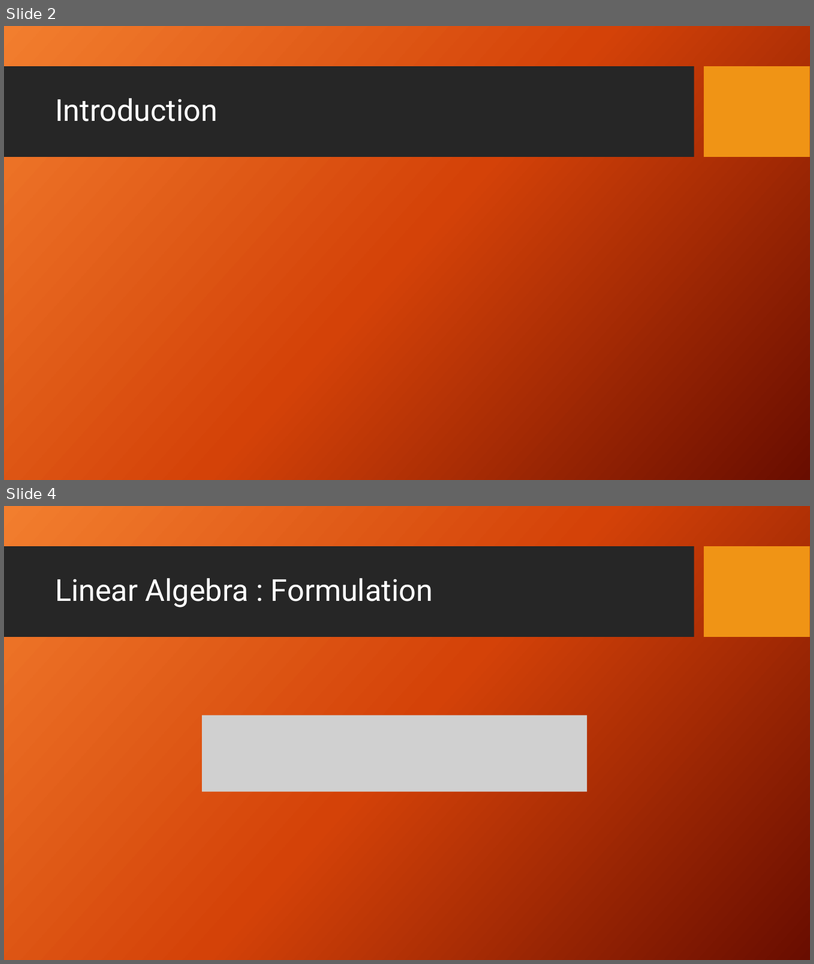
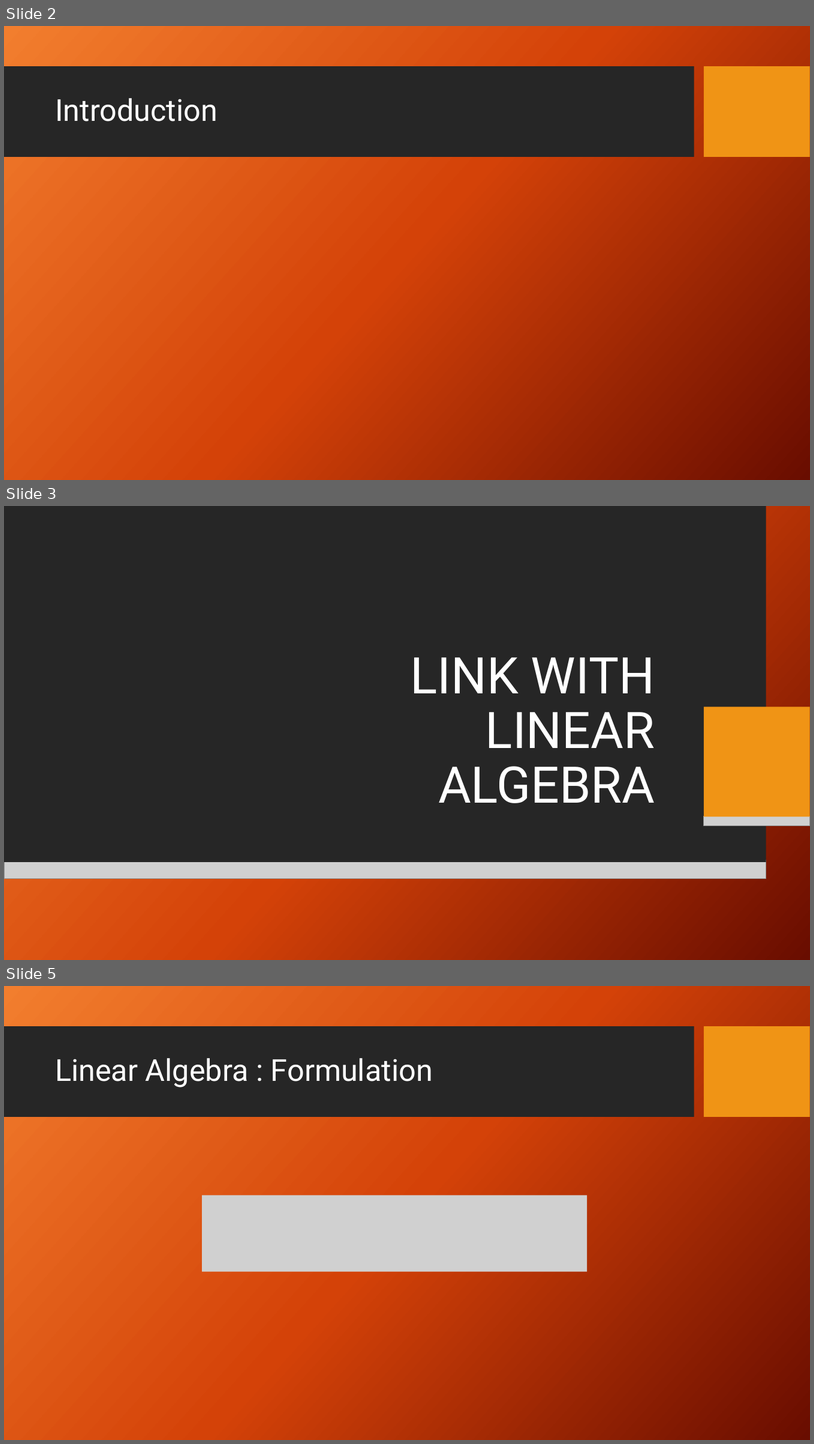
Before and after one commit to TheoHanon/Matrix-Computation, a slide deck: PCA-presentation.pptx. Shown one above the other, each under a label of ours: slides 2 and 4 before the commit, slides 2, 3 and 5 after it; the slides between them are not shown. The pictures are 814x964 and 814x1444 pixels, drawn with LibreOffice and Linux fonts; fonts in the diff are those of the drawing; grey boxes stand for pictures; background and template pictures are left out. Boxes give left, top, right and bottom in pixels: in the first picture for what was removed or moved away, otherwise in the second. Text is boxed around its words. In the diff, an @@ line names an element or a change of style, - is before the commit and + after.

```diff
--- a/PCA-presentation.pptx
+++ b/PCA-presentation.pptx
@@ slide 3 added at bbox=[4, 506, 810, 960], background picture (left out); not listed: 2 template elements that a slide beside it also shows @@
@@ rectangle added at bbox=[4, 506, 810, 960], fill gradient #F18031 to #D54209 to #6A0D00 @@
@@ rectangle added at bbox=[4, 506, 766, 862], fill #262626 @@
@@ title added at bbox=[410, 657, 655, 803], 60 pt, text #FFFFFF @@
+LINK WITH LINEAR ALGEBRA
@@ rectangle added at bbox=[4, 677, 597, 787], fill #262626 @@
@@ rectangle added at bbox=[606, 677, 810, 787], fill #F09415 @@
@@ rectangle added at bbox=[705, 707, 810, 817], fill #F09415 @@
@@ picture added at bbox=[4, 787, 597, 805] @@
@@ picture added at bbox=[606, 787, 810, 805] @@
@@ picture added at bbox=[705, 816, 810, 826] @@
@@ picture added at bbox=[4, 860, 766, 878] @@
@@ what was slide 4 is now slide 5 @@
```
Also in this commit, not shown: 2 slides changed, 3 other slides added, 2 other files.
